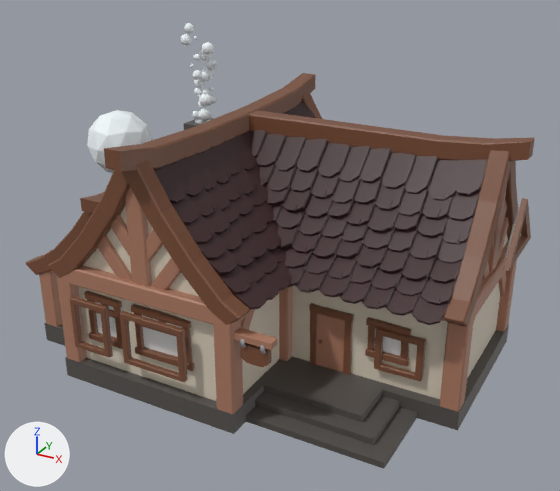
The FBX model WitchingTales/Assets/Packages/Outside/House new/witch_house_08feb24.fbx, before and after one commit.
Before and after are seen from a camera (50 mm lens) standing at (8.25, -15.38, 11.82) and looking at (-0.93, 1.31, 3.48). The lights are fixed; the arrows at lower left show +X, +Y and +Z. Where no turn or scale is listed for an object, it has been applied to the vertices.

Names of what the first picture shows: '.baza', '.baza.001', 'Icosphere.001', 'Plane', 'Plane.001', 'Plane.015|Icosphere.001|Dupli|', 'acop.barna.005', 'acop.barna.1', 'acop.barna.2', 'acop.muchie.1', 'acop.muchie.2', 'fereastra.001', 'fereastra.002', 'fereastra.003', 'fereastra.008', 'geam.008', 'inalt.barna.1', 'inalt.barna.7', 'inalt.muchie.009'.
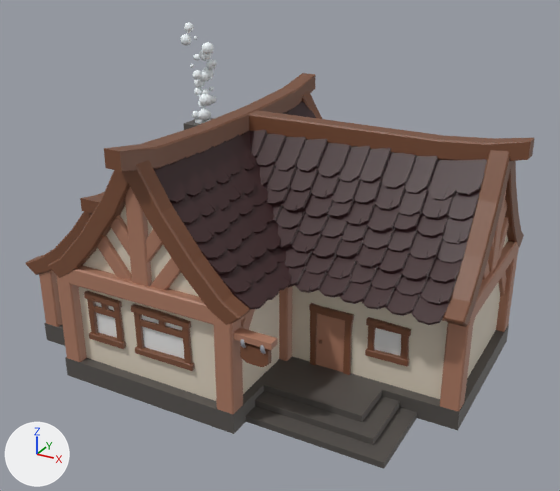
Location of each change, [x1, y1, x2, y2] in pixels of the pictures (560 x 491 px):
'Icosphere.001', moved (not visible afterwards): before [87, 110, 151, 173]
'fereastra.002', deleted (brown): before [120, 311, 187, 382]
'fereastra.003', deleted (brown): before [374, 328, 426, 382]
'fereastra.001', deleted (brown): before [70, 296, 113, 358]
'fereastra.008', deleted (brown): before [503, 198, 531, 271]
'geam.008', deleted: before [504, 208, 521, 260]
'Plane.015|Icosphere.001|Dupli|', moved: before [184, 23, 194, 33]; after [184, 22, 194, 33]

The edits, one by one:
Object 'fereastra.002' (ob_fereastra_002) is deleted.
Object 'Icosphere.001' (ob_icosphere_001) moves from (-7.23, 2.56, 5.13) to (-2.87, 0.69, 3.62).
Object 'Plane.015|Icosphere.001|Dupli|' (ob_plane_015_icosphere_001_dupli) moves from (-0.25, -0.485, 3.769) to (-0.251, -0.487, 3.795).
Object 'fereastra.001' (ob_fereastra_001) is deleted.
Object 'fereastra.008' (ob_fereastra_008) is deleted.
Object 'fereastra.003' (ob_fereastra_003) is deleted.
Object 'geam.008' (ob_geam_008) is deleted.
